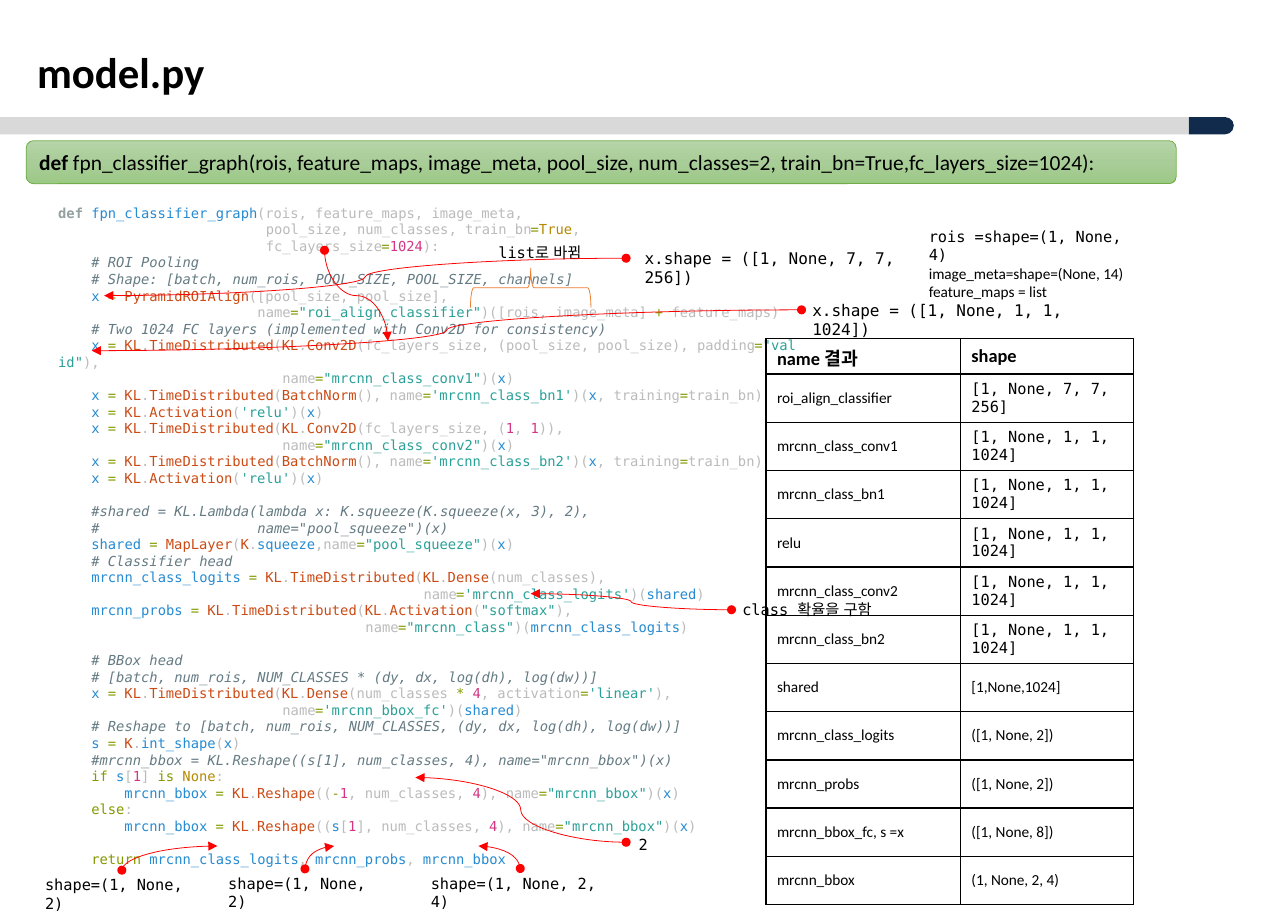
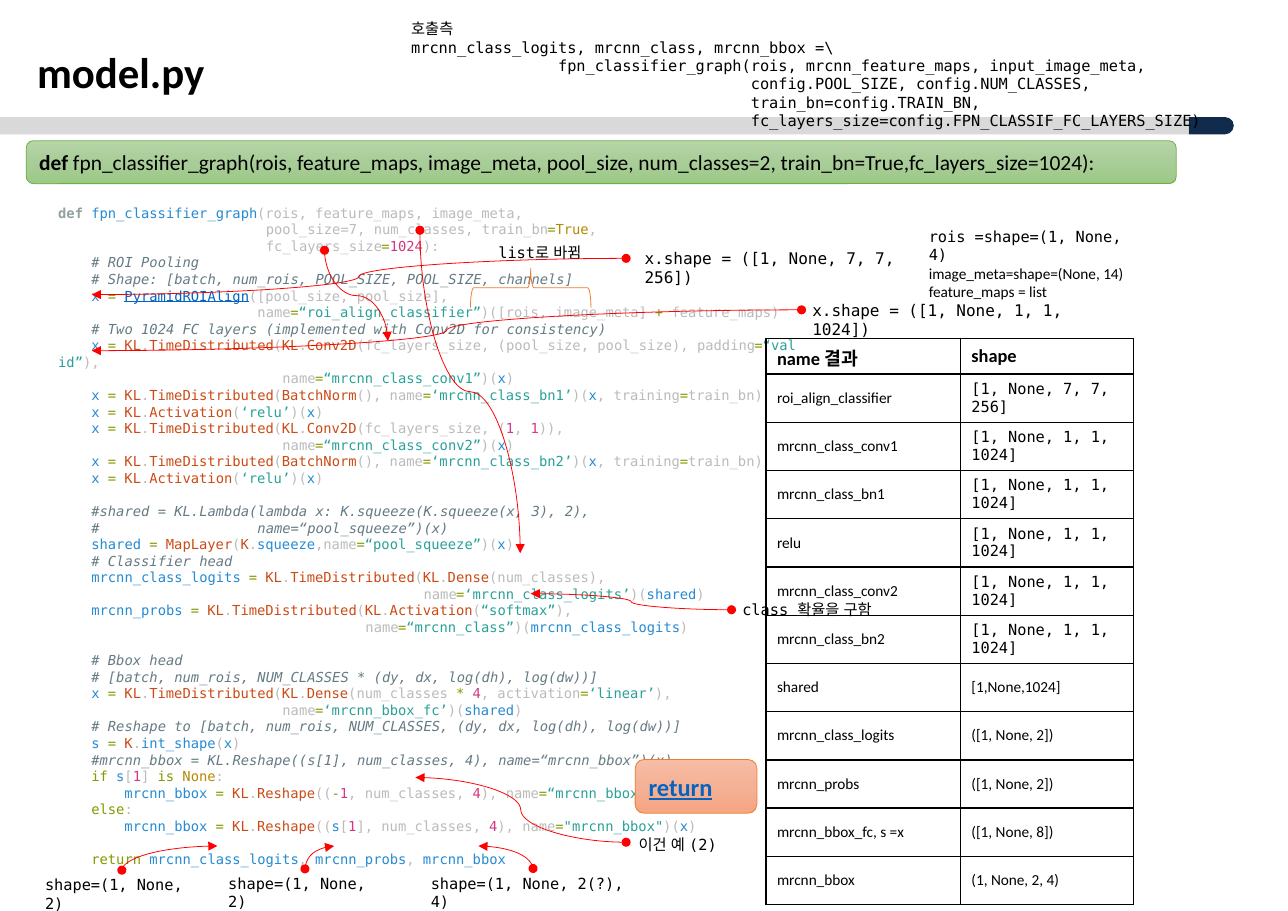
Before and after one commit to ksyoon70/Mask-RCNN-TF2, a slide deck: slide 36 of Masked-RCNN_분석_V1.0.pptx (slide 33 before the commit). Drawn at 1288x911 pixels with LibreOffice and Linux fonts; fonts in the diff are those of the drawing; background and template pictures are left out. Boxes give left, top, right and bottom in pixels: in the first picture for what was removed or moved away, otherwise in the second. Text is boxed around its words. In the diff, an @@ line names an element or a change of style, - is before the commit and + after.

```diff
--- a/Masked-RCNN_분석_V1.0.pptx
+++ b/Masked-RCNN_분석_V1.0.pptx
@@ text added at (411, 21, 1201, 130), 10 pt, text #000000 @@
+호출측
+mrcnn_class_logits, mrcnn_class, mrcnn_bbox =\
+fpn_classifier_graph(rois, mrcnn_feature_maps, input_image_meta,
+config.POOL_SIZE, config.NUM_CLASSES,
+train_bn=config.TRAIN_BN,
+fc_layers_size=config.FPN_CLASSIF_FC_LAYERS_SIZE)
@@ text at (266, 224, 597, 238): text changed @@
-pool_size, num_classes, train_bn=True,
+pool_size=7, num_classes, train_bn=True,
@@ curved double arrow added from (420, 230) to (520, 553), #FF0000 0.5 pt @@
@@ curved double arrow moved from (626, 258) - (105, 295) to (626, 258) - (91, 294) @@
@@ text at (91, 289, 448, 304): text colour #CB4B16 to #0563C1, underline on in "PyramidROIAlign([pool_size," @@
@@ text at (257, 306, 780, 321): text changed @@
-name="roi_align_classifier")([rois, image_meta] + feature_maps)
+name=“roi_align_classifier”)([rois, image_meta] + feature_maps)
@@ text at (91, 339, 796, 419): text changed @@
-x = KL.TimeDistributed(KL.Conv2D(fc_layers_size, (pool_size, pool_size), padding="valid"),
-name="mrcnn_class_conv1")(x)
-x = KL.TimeDistributed(BatchNorm(), name='mrcnn_class_bn1')(x, training=train_bn)
-x = KL.Activation('relu')(x)
+x = KL.TimeDistributed(KL.Conv2D(fc_layers_size, (pool_size, pool_size), padding=“valid”),
+name=“mrcnn_class_conv1”)(x)
+x = KL.TimeDistributed(BatchNorm(), name=‘mrcnn_class_bn1’)(x, training=train_bn)
+x = KL.Activation(‘relu’)(x)
@@ text at (91, 438, 763, 485): text changed @@
-name="mrcnn_class_conv2")(x)
-x = KL.TimeDistributed(BatchNorm(), name='mrcnn_class_bn2')(x, training=train_bn)
-x = KL.Activation('relu')(x)
+name=“mrcnn_class_conv2”)(x)
+x = KL.TimeDistributed(BatchNorm(), name=‘mrcnn_class_bn2’)(x, training=train_bn)
+x = KL.Activation(‘relu’)(x)
@@ text at (91, 522, 514, 553): text changed @@
-# name="pool_squeeze")(x)
-shared = MapLayer(K.squeeze,name="pool_squeeze")(x)
+# name=“pool_squeeze”)(x)
+shared = MapLayer(K.squeeze,name=“pool_squeeze”)(x)
@@ text at (91, 588, 705, 665): text changed @@
-name='mrcnn_class_logits')(shared)
-mrcnn_probs = KL.TimeDistributed(KL.Activation("softmax"),
-name="mrcnn_class")(mrcnn_class_logits)
-# BBox head
+name=‘mrcnn_class_logits’)(shared)
+mrcnn_probs = KL.TimeDistributed(KL.Activation(“softmax”),
+name=“mrcnn_class”)(mrcnn_class_logits)
+# Bbox head
@@ text at (91, 754, 672, 768): text changed @@
-#mrcnn_bbox = KL.Reshape((s[1], num_classes, 4), name="mrcnn_bbox")(x)
+#mrcnn_bbox = KL.Reshape((s[1], num_classes, 4), name=“mrcnn_bbox”)(x)
@@ rounded rectangle added at (636, 759, 758, 813), fill gradient #F7BDA5 to #F5B196 to #F8A582, outline #ED7D31 0.5 pt, 16 pt, text #0563C1, bold, underline @@
+return
@@ text at (124, 786, 680, 801): text changed @@
-mrcnn_bbox = KL.Reshape((-1, num_classes, 4), name="mrcnn_bbox")(x)
+mrcnn_bbox = KL.Reshape((-1, num_classes, 4), name=“mrcnn_bbox”)(x)
@@ text at (639, 837, 717, 852): text changed @@
-2
+이건 예 (2)
@@ curved double arrow moved from (520, 868) - (478, 846) to (533, 868) - (478, 846) @@
@@ text at (431, 877, 624, 909): text changed @@
-shape=(1, None, 2, 4)
+shape=(1, None, 2(?), 4)
```
Also in this commit, not shown: 24 other slides changed, 12 slides added, 3 slides removed, 2 other files.
